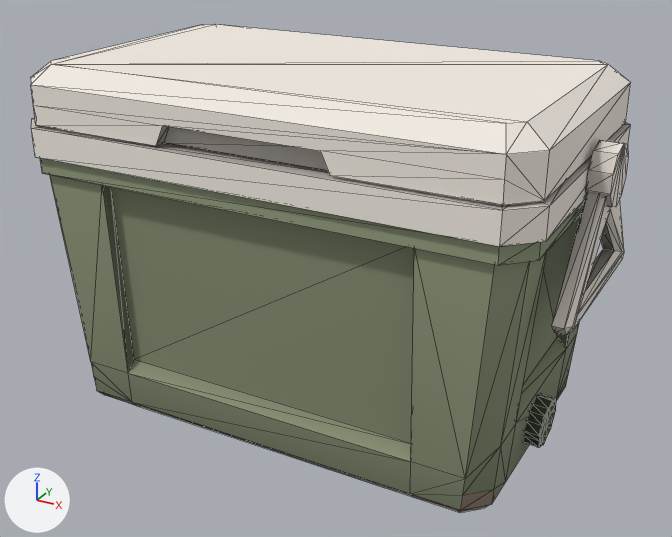
The glTF model src/client/assets/props/forest/cooler.glb: old version first, new version second.
Camera for both pictures: a 50 mm camera at (0.76, -1.366, 0.931) aimed at (0.018, -0.017, 0.257). Every picture has the same lights, and +X, +Y and +Z are marked at lower left. The older version comes first. Mesh edges are drawn as thin lines. Vertices at exactly the same position are counted once.

In view in the first picture: 'cooler'.
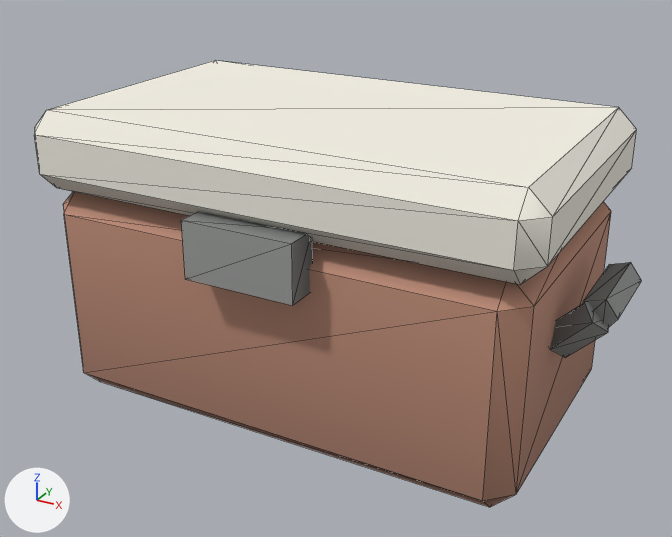
Patch to the scene script:
```diff
--- a/src/client/assets/props/forest/cooler.glb.py
+++ b/src/client/assets/props/forest/cooler.glb.py
@@ me_cooler @@
 # used by ob_cooler; location = (0.0, 0.0, 0.0)
-me_cooler.from_pydata(...)  # 363 vertices, 664 faces; spans x -0.493..0.493, y -0.288..0.288, z 0.0..0.624
+me_cooler.from_pydata(...)  # 96 vertices, 162 faces; spans x -0.527..0.527, y -0.295..0.295, z 0.0..0.54
+# me_cooler part 1: a new loose piece, a box spanning x -0.103..0.097, y -0.295..-0.235, z 0.32..0.42, in mat_kit
+# me_cooler part 2: a new loose piece, a 5-sided cylinder along y spanning x 0.473..0.527, y -0.065..0.095, z 0.271..0.329, in mat_kit
+# me_cooler part 3: the loose piece of 137 vertices spanning x -0.455..0.455, y -0.288..0.26, z 0.0..0.524 is rebuilt with 24 vertices and now spans x -0.443..0.437, y -0.245..0.275, z 0.0..0.4
+# me_cooler part 4: the loose piece of 52 vertices spanning x -0.447..0.447, y -0.28..0.253, z 0.499..0.624 is rebuilt with 24 vertices and now spans x -0.463..0.457, y -0.265..0.295, z 0.4..0.54
+# me_cooler part 5: 9 loose pieces with 174 vertices, spanning x -0.493..0.493, y -0.183..0.288, z 0.029..0.569, are deleted
+# me_cooler part 6
+# 5 vertices are added at (0.437, -0.095, 0.24), (0.457, -0.074, 0.22), (0.45, -0.041, 0.228), (0.425, -0.041, 0.252), (0.417, -0.074, 0.26)
+# 5 new vertices lie (0.06, 0.0, 0.06) away from vertices in x 0.417..0.457, y -0.095..-0.041, z 0.22..0.26
+# 16 new faces join them
+# other edits to the shape of me_cooler do not show in these pictures
 me_cooler.materials.append(mat_kit)
```

What differs and where, as boxes (x1, y1, x2, y2) in the pictures (672 x 537 px):
'cooler', reshaped (9% shorter): before (31, 24, 631, 513); after (34, 60, 641, 507)
part 1 of me_cooler, added: after (181, 211, 313, 305)
part 2 of me_cooler, added: after (583, 262, 641, 327)
part 3 of me_cooler, rebuilt (9% narrower, 20% shorter): before (31, 118, 631, 513); after (63, 191, 611, 507)
part 4 of me_cooler, rebuilt (24% taller): before (31, 24, 631, 205); after (34, 60, 637, 285)
part 5 of me_cooler, deleted: before (524, 140, 628, 447)
part 6 of me_cooler, added: after (550, 302, 609, 358)
